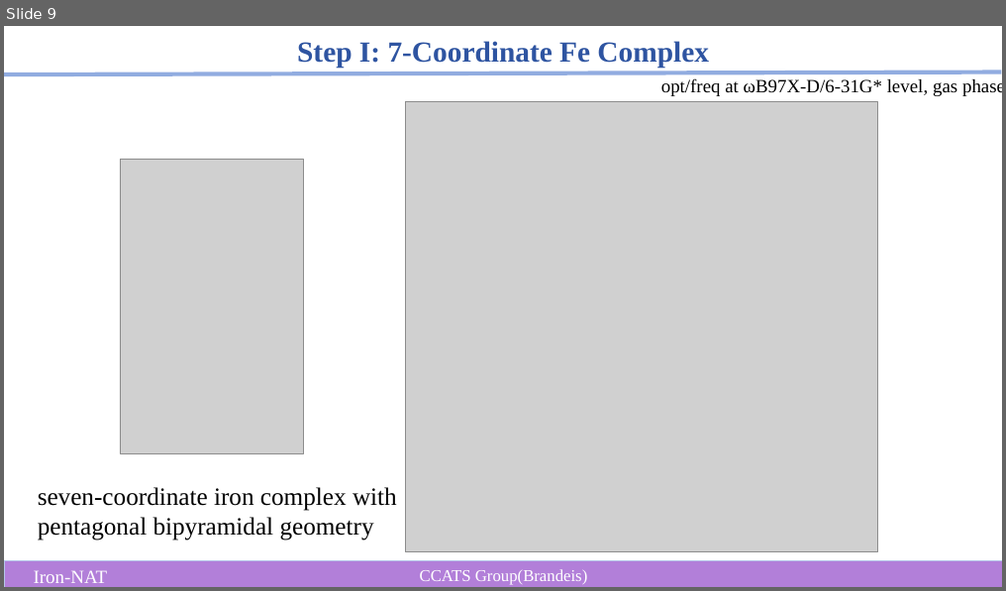
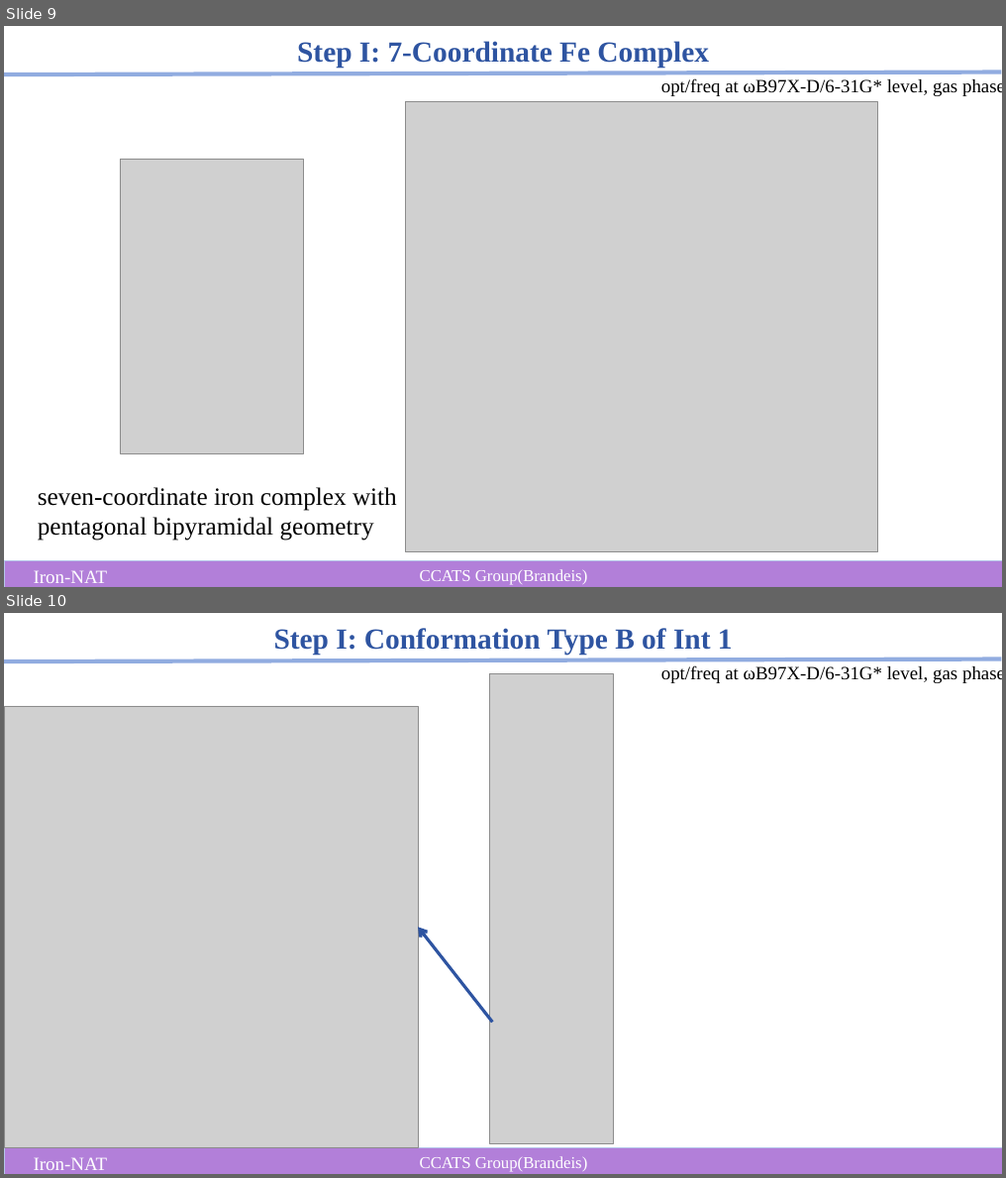
Before and after one commit to MoriyaSuwako2524/chemlab, a slide deck: notes/Fe-NAT.pptx. Shown one above the other, each under a label of ours: slide 9 before the commit, slides 9 and 10 after it. The pictures are 1006x591 and 1006x1178 pixels, drawn with LibreOffice and Linux fonts; fonts in the diff are those of the drawing; grey boxes stand for pictures. Boxes give left, top, right and bottom in pixels: in the first picture for what was removed or moved away, otherwise in the second. Text is boxed around its words. In the diff, an @@ line names an element or a change of style, - is before the commit and + after.

```diff
--- a/notes/Fe-NAT.pptx
+++ b/notes/Fe-NAT.pptx
@@ slide 10 added at [4, 613, 1002, 1174], background #FFFFFF @@
@@ text added at [274, 628, 733, 655], 28 pt, text #2E54A1, bold @@
+Step I: Conformation Type B of Int 1
@@ line added from (4, 662) to (1002, 660), #91ACE0 4 pt @@
@@ text added at [661, 665, 1002, 683], 18 pt, text #000000 @@
+opt/freq at ωB97X-D/6-31G* level, gas phase
@@ picture added at [489, 673, 613, 1144] @@
@@ picture added at [4, 706, 418, 1149] @@
@@ arrow added from (493, 1023) to (418, 928), #2E54A1 3 pt @@
@@ rectangle added at [4, 1149, 1002, 1174], fill #B27FD9, outline #B6C7EA 1 pt @@
@@ text added at [34, 1157, 107, 1170], 18 pt, text #FFFFFF @@
+Iron-NAT
@@ text added at [420, 1157, 587, 1172], 16 pt, text #FFFFFF @@
+CCATS Group(Brandeis)
```
Also in this commit, not shown: 1 slide changed, 1 other slide added, 5 other files.
